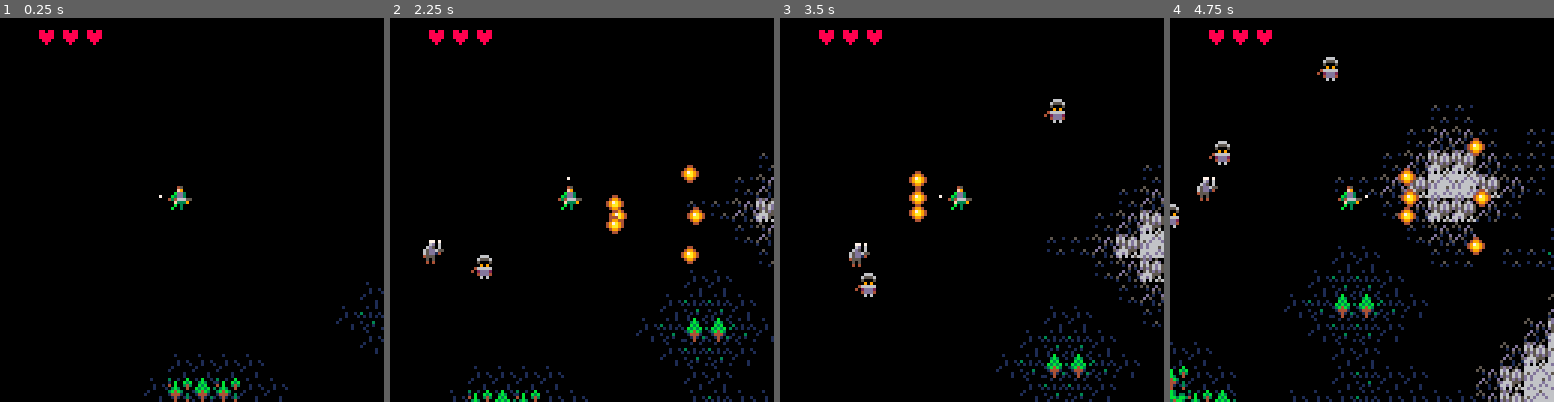
Above: before the commit, frames 1-4 (left to right).
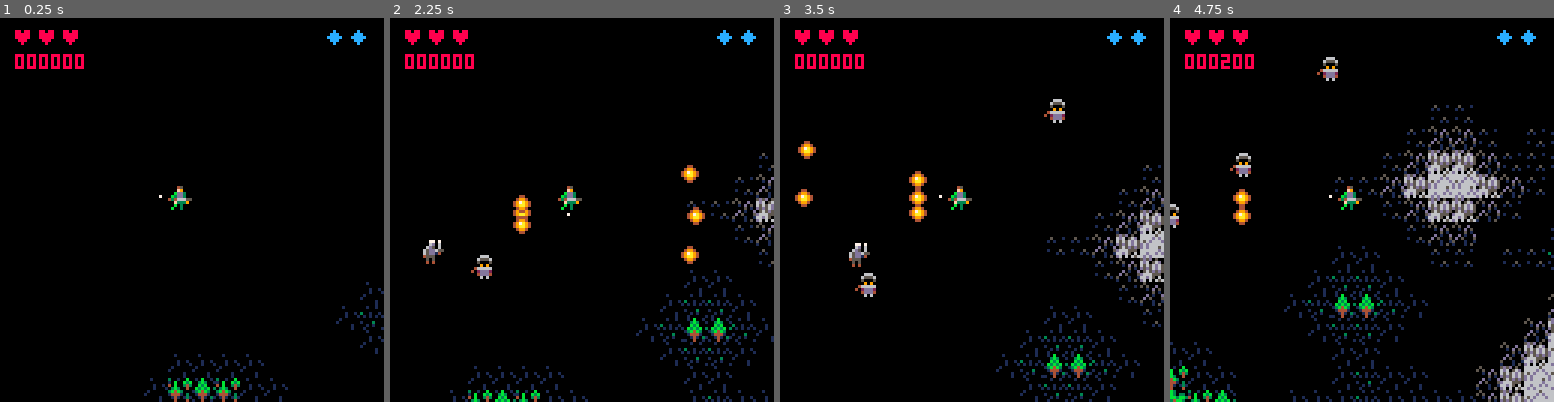
Above: after the commit, the same moments.

Repository: elbert-git/pico8Gun
Game: PICO-8 cartridge gungame_import.p8
Same seed, same stepped clock (60 frames per second), same inputs: the game is played once before the commit and once after it.
Inputs:
- Up to frame 1 (0.25 s): no input
- Up to frame 2 (2.25 s): tap X (X key) at 0.33, 1.07, 1.85 s; tap O (Z key) at 0.7, 1.7, 2.1 s; hold Right 1.6-2.1 s; hold Up from 2.15 s (still down)
- Up to frame 3 (3.5 s): release Up at 2.42 s; hold Right 2.47-3.03 s; tap O (Z key) at 2.5, 2.9, 3.3 s; tap X (X key) at 2.97 s; hold Left from 3.08 s (still down)
- Up to frame 4 (4.75 s): release Left at 3.58 s; hold Down 3.63-3.97 s; tap O (Z key) at 3.7, 4.1, 4.5 s; hold Right 4.02-4.68 s; tap X (X key) at 4.08 s; hold Up from 4.73 s (still down)

The runs differ from the first frame. In frame 1, 0.8% of the frame differs, in the area x 3-96%, y 3-14%; in frame 2, 1.6%; in frame 3, 1.1%; in frame 4, 2.6%, in the area x 3-96%, y 3-62%.

Commit message:
added backwards shootings and score

Diff:
--- a/gungame_import.p8
+++ b/gungame_import.p8
@@ -51,6 +51,8 @@
 	power_up_draw()
 	--ui
 	ui_player_health()
+	ui_player_bomb()
+	dr_score()
 	-- logging
 	log_draw()
 end
@@ -188,7 +190,7 @@
 end
 
 function lerp(a, b, t)
-    return a + (b - a) * t
+ return a + (b - a) * t
 end
 
 
@@ -206,7 +208,9 @@
 	health=3,
 	dir=0,
 	is_hit=false,
-	sht_fwd=true
+	sht_fwd=true,
+	sht_dir={},
+	bombs=2
 }
 
 function player_update()
@@ -239,25 +243,10 @@
 	-- shooting
 	if btn(4) then
 		if b_down_time < 0 then
+			-- handle bullet down time
 			b_down_time = b_rate
-			-- calc main bull directions
-			local bull_dir_x;
-			local bull_dir_y;
-			if player.dir == 0 then
-				bull_dir_x = -1
-				bull_dir_y = 0
-			elseif player.dir == 1 then
-			 bull_dir_x = 1
-			 bull_dir_y = 0
-			elseif player.dir == 2 then
-				bull_dir_y = -1
-				bull_dir_x = 0
-			elseif player.dir == 3 then
-				bull_dir_y = 1
-				bull_dir_x = 0
-			end
-			-- calc other bull directions
-			local b_dir = {x=bull_dir_x, y=bull_dir_y}
+			-- calc bullet directions
+			local b_dir = rot_vec(player.sht_dir, curr_ret_ang)
 			local b_dir_a = rot_vec(b_dir, deg2rad(2))
 			local b_dir_b = rot_vec(b_dir, deg2rad(-2))
 			-- create the bullets
@@ -270,8 +259,10 @@
 	if btnp(5) then
 		if player.sht_fwd then
 			player.sht_fwd = false
+			ret_ang = 0.5
 		else
 			player.sht_fwd = true
+			ret_ang = 0
 		end
 	end
 	-- bomb use
@@ -287,22 +278,32 @@
 		spr(player.sprite, player.pos.x, player.pos.y)
 	end
 	-- draw reticle
-	local offset_x = 0
-	local offset_y = 0
-	if player.dir == 0 then
-		offset_x = -6
+	dr_ret()
+end
+-- draw reticle
+curr_ret_ang = 0
+ret_ang = 0
+function dr_ret()
+	-- get correct perpendicular angle
+	player.sht_dir = {x=0,y=0}
+	if (player.dir == 0) then
+		player.sht_dir.x = -1
 	elseif player.dir == 1 then
-		offset_x = 6
-	end
-	if player.dir == 2 then
-		offset_y = -6
-	elseif player.dir == 3 then
-		offset_y = 6
-	end
+		player.sht_dir.x = 1
+	elseif player.dir == 2 then
+		player.sht_dir.y = -1
+	else
+		player.sht_dir.y = 1
+	end
+	-- lerp ret_ang
+	curr_ret_ang = lerp(curr_ret_ang, ret_ang, 0.6)
+	-- rotate vec
+	local final_ret_vec = rot_vec(player.sht_dir, curr_ret_ang)
+	-- draw reticle
 	spr(
 		0,
-		player.pos.x+offset_x,
-		player.pos.y+offset_y
+		player.pos.x+(final_ret_vec.x*6),
+		player.pos.y+(final_ret_vec.y*6)
 	)
 end
 
@@ -476,16 +477,39 @@
 		log("col")
 		-- handle event
 		if p.p_type == "health" then
-			log("has health")
 			player.health += 1
 			-- prevent too much health
 			if player.health > 3 then player.health = 3 end
 		else
-			log("has bomb")
+			player.bombs += 1
+			if player.bombs > 2 then player.bombs = 2 end
+			log(player.bombs)
 		end
 		-- deactivate powerup
 		p.active = false
 	end
+end
+
+------------------ score
+score = 00000
+
+function add_score(_add)
+ score+=_add
+end
+
+function dr_score()
+	local scr_string = pad(tostr(score), 6)
+	print(
+	 scr_string,
+	 player.pos.x - 8*6 - 3,
+	 player.pos.y - 8*6 + 4,
+	 8
+	)
+end
+
+function pad(string,length)
+  if (#string==length) return string
+  return "0"..pad(string, length-1)
 end
 -->8
 -- enemies
@@ -494,7 +518,7 @@
 enemy_spd= 20/100
 enemy_spd_fast = enemy_spd*3
 -- start enemy pool
-for i=1, 20 do
+for i=1, 5 do
 	enemies[#enemies+1]={
 		--state
 	 pos={x=0,y=0},
@@ -618,8 +642,11 @@
 		-- set hit sprite
 		e.is_hit = true
 		e.health-=1
+		-- handle death
 		if e.health < 0 then
 			e.active = false
+			-- add score
+			add_score(200)
 		end
 	end
 	--reset flags
@@ -632,9 +659,20 @@
 	for i=1, player.health do
 		print(
 			"♥",
-			player.pos.x-(8*7)+4+(8*i),
+			player.pos.x-(8*8)+4+(8*i),
 			player.pos.y-(8*7)+4,
 			8
+		)
+	end
+end
+
+function ui_player_bomb()
+ for i=1, player.bombs do
+		print(
+		 "◆",
+			player.pos.x+(8*8)+4-(8*i),
+			player.pos.y-(8*7)+4,
+			12
 		)
 	end
 end
